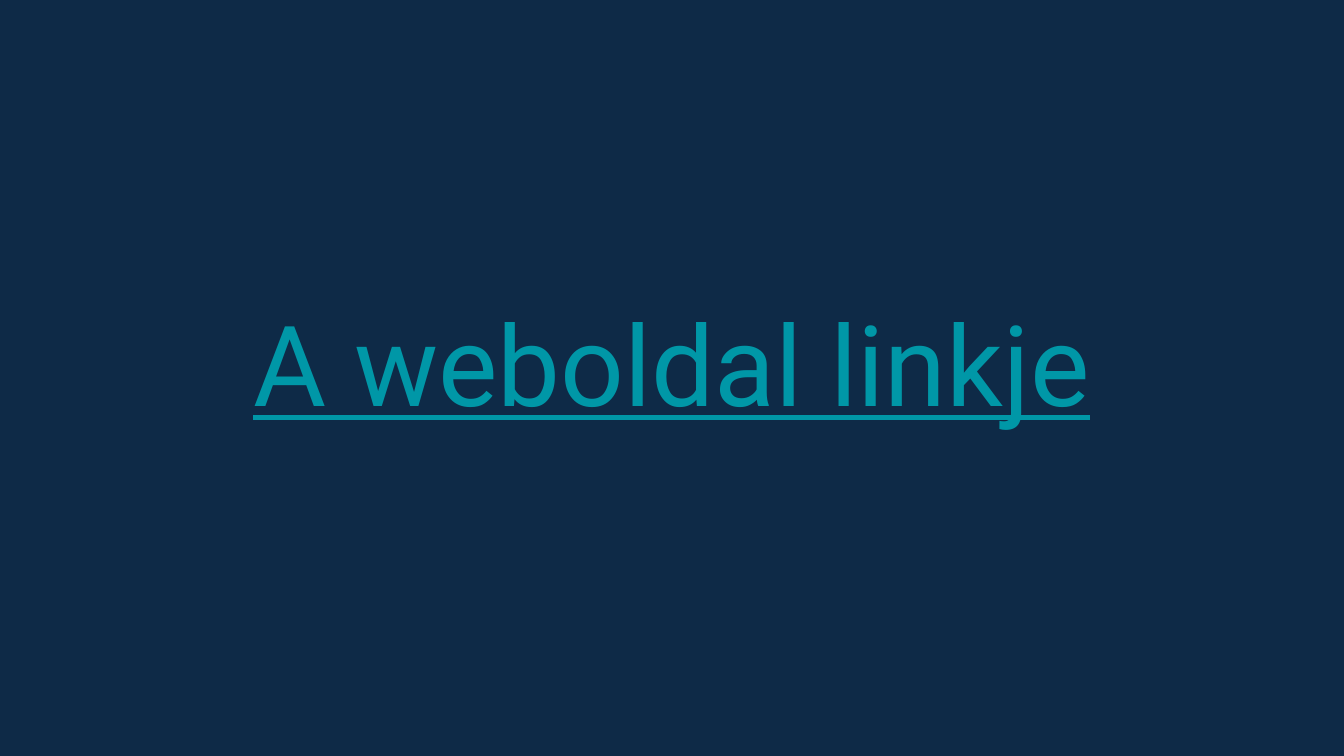
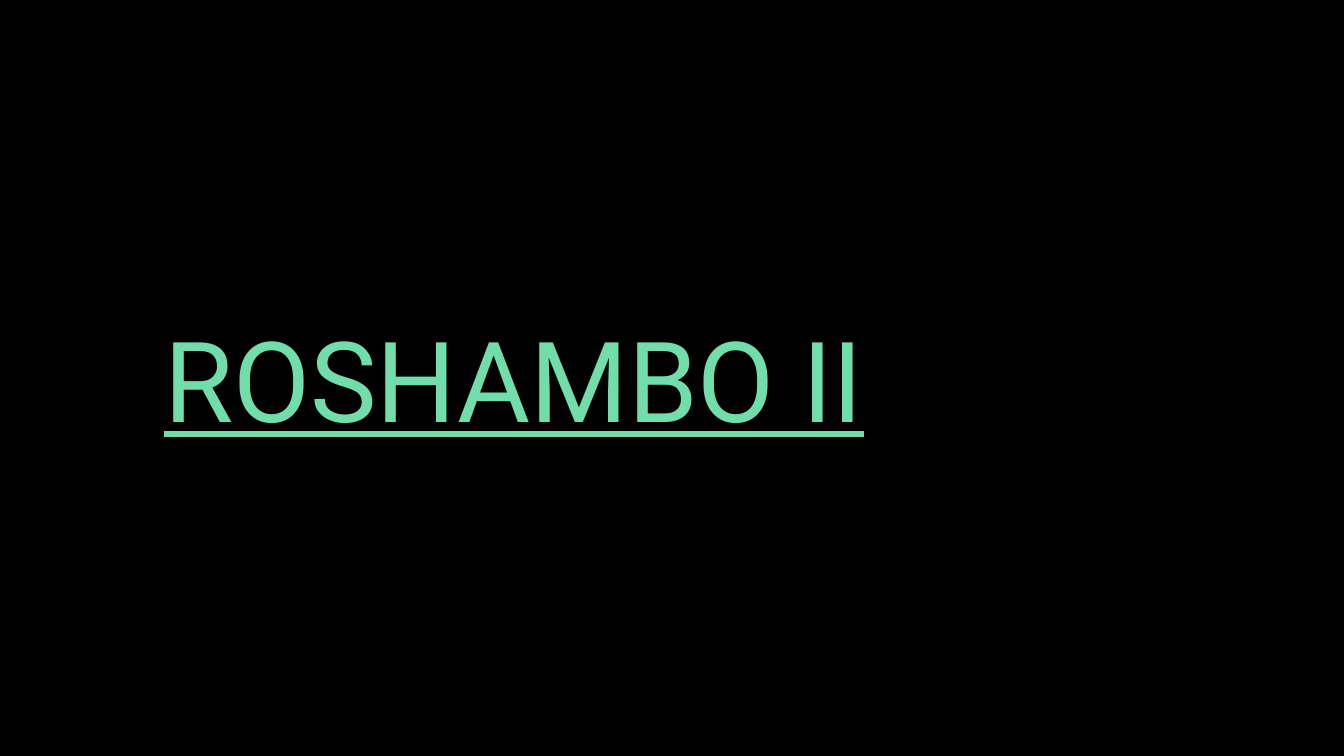
Before and after one commit to VarosiBendeguz/projektCuccli, a slide deck: slide 26 of pages/weboldal/ppt/project_game.pptx. Drawn at 1344x756 pixels with LibreOffice and Linux fonts; fonts in the diff are those of the drawing; background and template pictures are left out. Boxes give left, top, right and bottom in pixels: in the first picture for what was removed or moved away, otherwise in the second. Text is boxed around its words. In the diff, an @@ line names an element or a change of style, - is before the commit and + after.

```diff
--- a/pages/weboldal/ppt/project_game.pptx
+++ b/pages/weboldal/ppt/project_game.pptx
@@ background #0E2A47 to picture (left out) @@
@@ title "ROSHAMBO II" at [164, 341, 864, 437]: vertical alignment top to middle @@
@@ title at [164, 341, 864, 437]: text changed; text colour #0097A7 to #71DDAB @@
-A weboldal linkje
+ROSHAMBO II
```
Also in this commit, not shown: 26 other slides changed.
